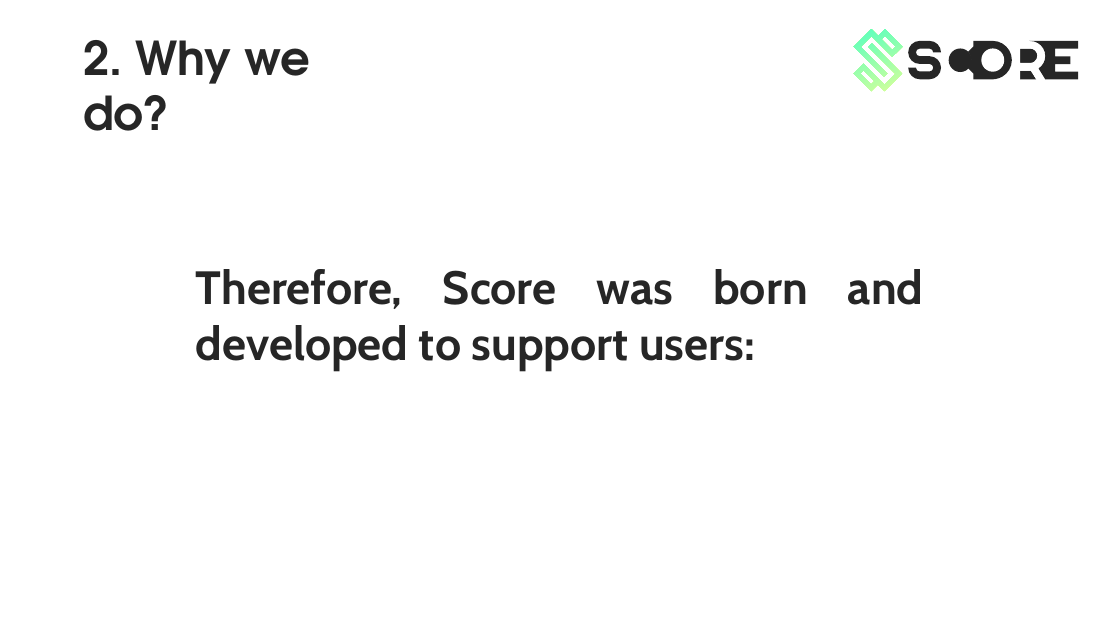
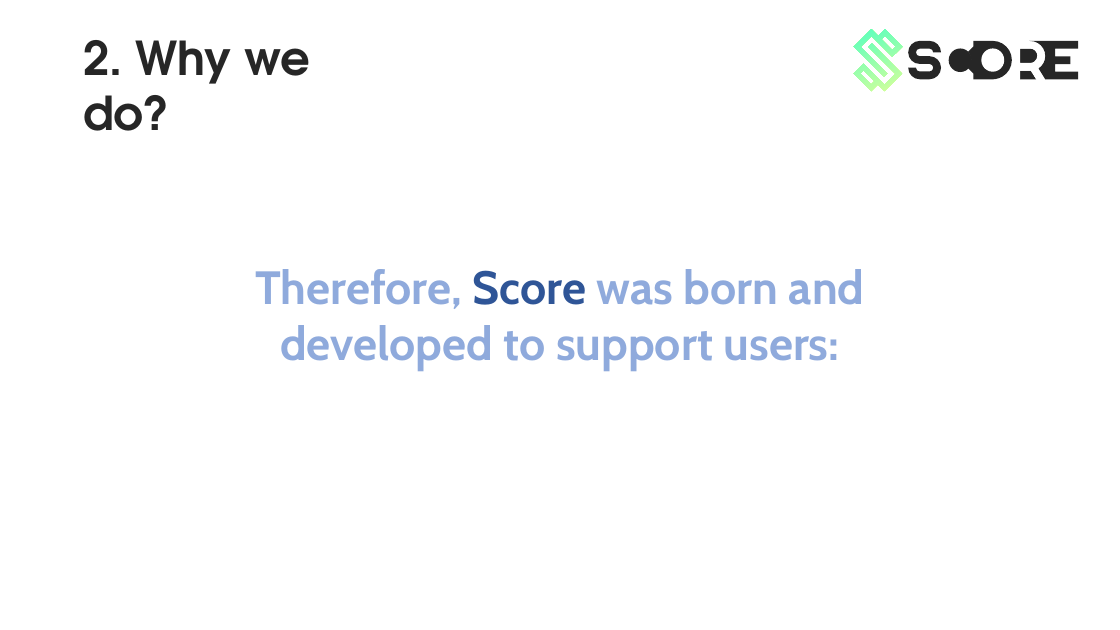
Before and after one commit to KevinNitroG/Score-Project-Powerpoint-temp, a slide deck: slide 12 of powerpoint_files/Main_project.pptx (slide 10 before the commit). Drawn at 1120x630 pixels with LibreOffice and Linux fonts; fonts in the diff are those of the drawing. Boxes give left, top, right and bottom in pixels: in the first picture for what was removed or moved away, otherwise in the second. Text is boxed around its words. In the diff, an @@ line names an element or a change of style, - is before the commit and + after.

```diff
--- a/powerpoint_files/Main_project.pptx
+++ b/powerpoint_files/Main_project.pptx
@@ text "Therefore, Score was born and ..." at [255, 269, 865, 371]: text colour #262626 to #8FAADC in "Therefore, was born and developed to support ..."; text colour #262626 to #2F5597 in "Score"; alignment justified to centre @@
```
Also in this commit, not shown: 7 other slides changed, 17 slides added.
